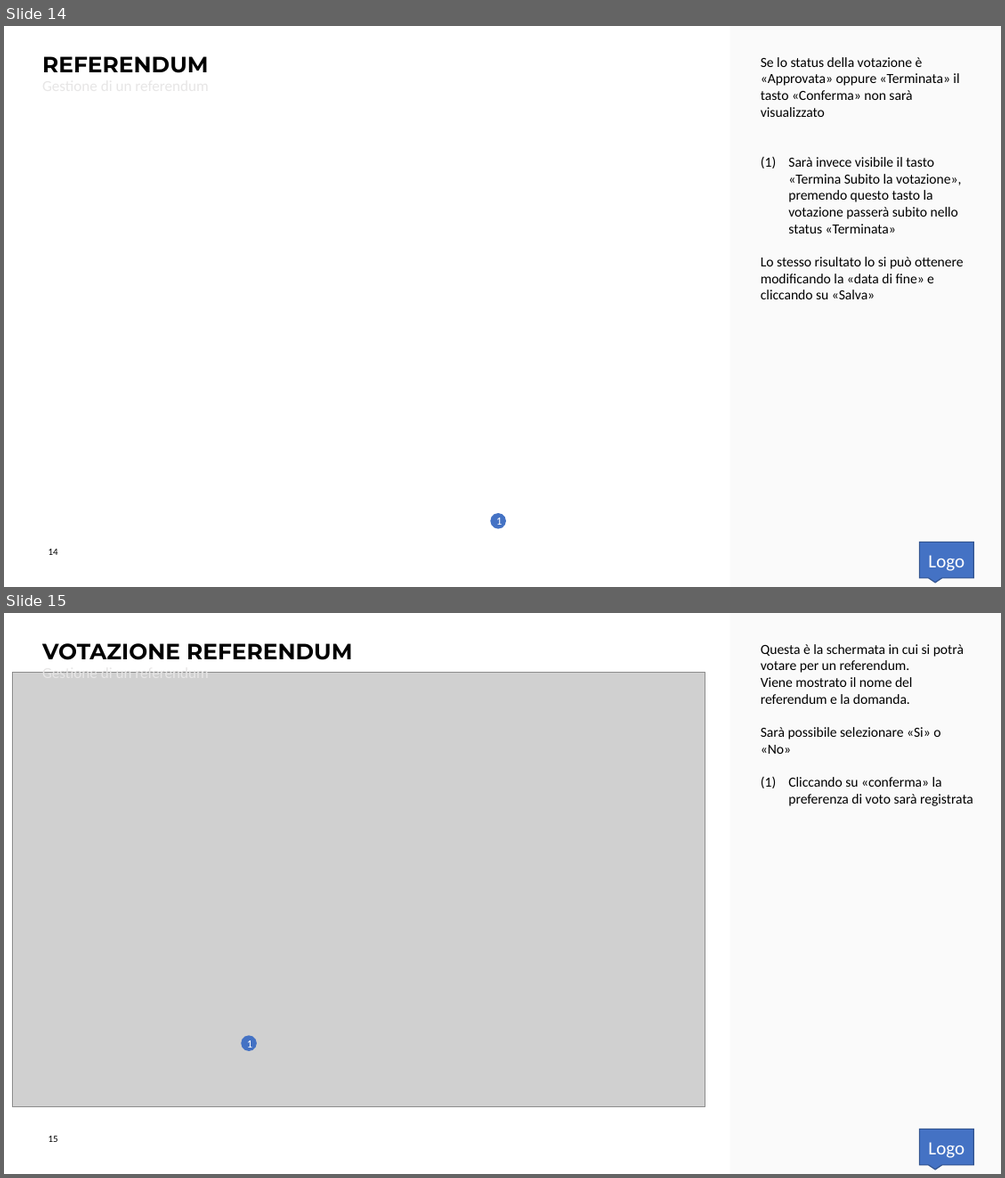
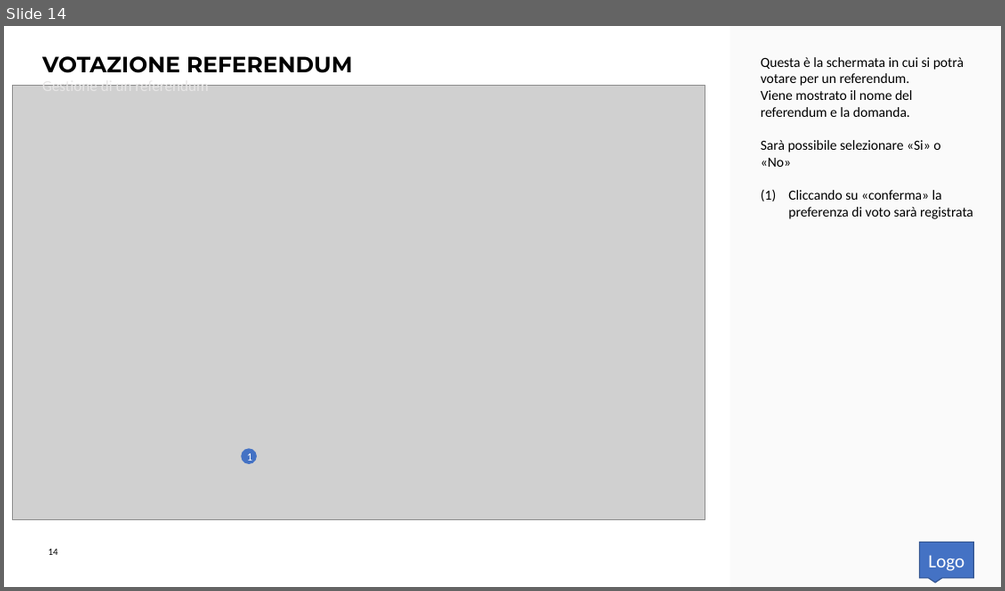
Before and after one commit to lucastoian/facile, a slide deck: Presentazione VotoElettronico.pptx. Shown one above the other, each under a label of ours: slides 14 and 15 before the commit, slide 14 after it. The pictures are 1005x1178 and 1005x591 pixels, drawn with LibreOffice and Linux fonts; fonts in the diff are those of the drawing; grey boxes stand for pictures; background and template pictures are left out. Boxes give left, top, right and bottom in pixels: in the first picture for what was removed or moved away, otherwise in the second. Text is boxed around its words. In the diff, an @@ line names an element or a change of style, - is before the commit and + after.

```diff
--- a/Presentazione VotoElettronico.pptx
+++ b/Presentazione VotoElettronico.pptx
@@ slide 14 removed at bbox=[4, 26, 1001, 587], background #FFFFFF; not listed: 1 template element that a slide beside it also shows @@
@@ title removed at bbox=[42, 56, 208, 73] @@
-REFERENDUM
@@ text removed at bbox=[760, 57, 963, 299] @@
-Se lo status della votazione è «Approvata» oppure «Terminata» il tasto «Conferma» non sarà visualizzato
-(1) Sarà invece visibile il tasto «Termina Subito la votazione», premendo questo tasto la votazione passerà subito nello status «Terminata»
-Lo stesso risultato lo si può ottenere modificando la «data di fine» e cliccando su «Salva»
@@ text removed at bbox=[882, 273, 892, 283] @@
-Gestione di un referendum
@@ ellipse removed at bbox=[490, 513, 506, 529] @@
-1
@@ page number removed at bbox=[48, 548, 58, 555] @@
-14
@@ speech box removed at bbox=[919, 542, 973, 578] @@
-Logo
@@ what was slide 15 is now slide 14 @@
@@ page number at bbox=[48, 548, 58, 555]: text changed @@
-15
+14
```
Also in this commit, not shown: 28 other files.
